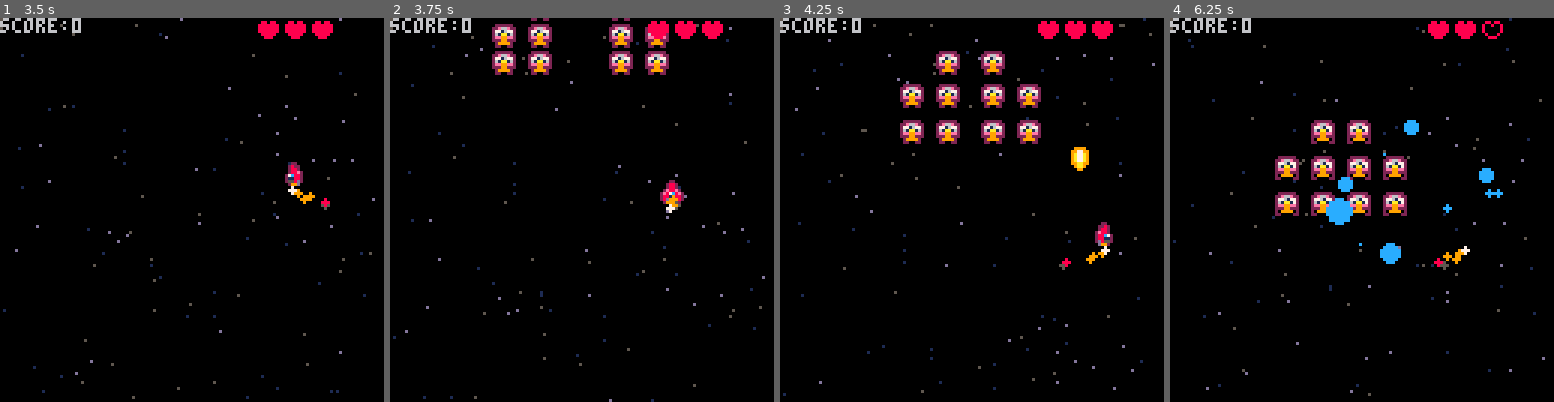
Above: before the commit, frames 1-4 (left to right).
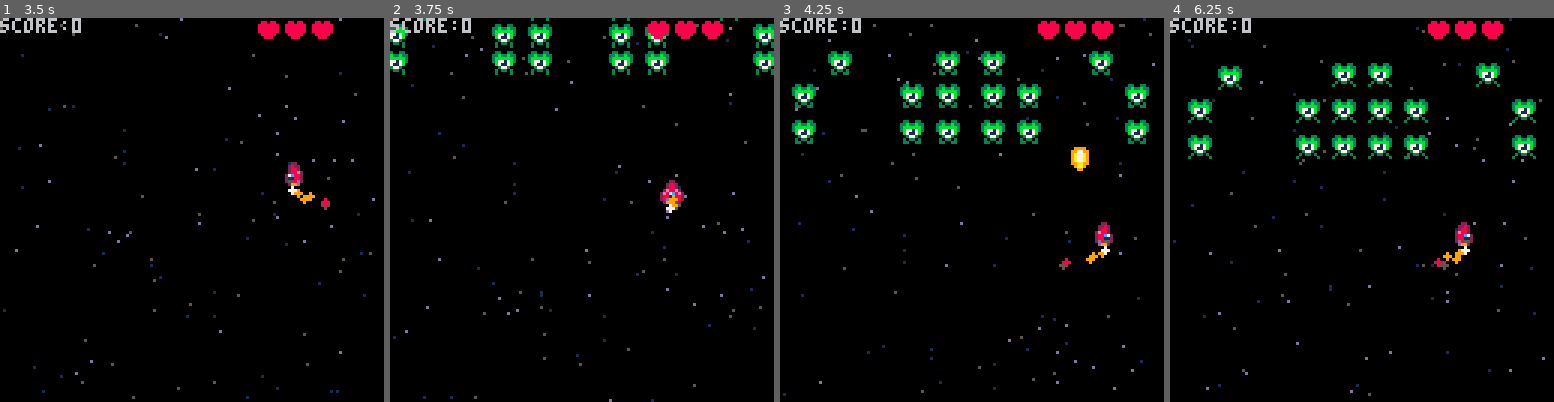
Above: after the commit, the same moments.

Repository: nevisdale/spacerunner
Game: PICO-8 cartridge spacerunner.p8
Two runs of this game, one before a commit and one after it. Both use one fixed random seed, a clock stepped at 60 frames per second and the inputs below.
Inputs:
- Up to frame 1 (3.5 s): tap X (X key) at 0.33, 1.07, 1.85, 2.97 s; tap O (Z key) at 0.7, 1.7, 2.1, 2.5, 2.9, 3.3 s; hold Right 1.6-2.1 s; hold Up 2.15-2.42 s; hold Right 2.47-3.03 s; hold Left from 3.08 s (still down)
- Up to frame 2 (3.75 s): release Left at 3.58 s; hold Down from 3.63 s (still down); tap O (Z key) at 3.7 s
- Up to frame 3 (4.25 s): release Down at 3.97 s; hold Right from 4.02 s (still down); tap X (X key) at 4.08 s; tap O (Z key) at 4.1 s
- Up to frame 4 (6.25 s): tap O (Z key) every 0.4 s from 4.5 to 6.1 s; release Right at 4.68 s; hold Up 4.73-5.03 s; hold Left 5.08-5.68 s; tap X (X key) at 5.2 s; hold Down 5.73-6.03 s; hold Right from 6.08 s (still down)

Frame 1 is identical in both runs. In frame 2, 3.5% of the frame differs, in the area x 0-100%, y 0-15%; in frame 3, 5.1%; in frame 4, 8.9%, in the area x 4-96%, y 1-65%.

Commit message:
add enemy states

Diff:
--- a/enemies/green.lua
+++ b/enemies/green.lua
@@ -1,30 +1,33 @@
 scene_enemy_green = {
-    make = function(pos, target)
-        local green = {
-            base = scene_enemy_base.make(pos, target, 3, anim.make("21,22,23,24", 0.5), 10),
+    new = function(pos, target)
+        local enemy = scene_enemy_base.new(pos, 3, anim.make("21,22,23,24", 0.5))
+        enemy.target = target
+        enemy.wait = 30
 
-            coll_shape = function(self)
-                return collutils.make_shape_rect(self.pos, 7, 7)
-            end,
+        local spd = vec2d.new(0, 0.1)
+        local u = 30
+        enemy.protec_update = function()
+            u -= 1
+            if u == 0 then
+                spd = vec2d.new(0, 0) - spd
+                u = 30
+            end
+            enemy.pos += spd
+        end
 
-            take_damage = function(self, n)
-                scene_enemy_base.take_damage(self.base, n)
-            end,
+        local shake = 25
+        enemy.attac_update = function(enemy)
+            enemy.anim.spd = 1
 
-            is_dead = function(self)
-                return scene_enemy_base.is_died(self.base)
-            end,
+            if shake > 0 then
+                enemy.pos += vec2d.new(sin(time() % 5 * 5), 0)
+                shake -= 1
+                return
+            end
 
-
-            update = function(self)
-                scene_enemy_base.update(self.base)
-            end,
-
-            draw = function(self)
-                scene_enemy_base.draw(self.base)
-            end
-        }
-        return setmetatable(green, green.base)
-        -- return green
+            enemy.pos += vec2d.new(sin(time() % 3 * 3), 1.7)
+            enemy.anim.spd = 1
+        end
+        return enemy
     end
 }
--- a/enemies/red.lua
+++ b/enemies/red.lua
@@ -3,8 +3,8 @@
         local enemy = scene_enemy_base.new(pos, 3, anim.make("140,141,142,143", 0.3))
         enemy.target = target
         enemy.wait = 30
-        enemy.protec_update = function(enemy)
-            enemy.pos += vec2d.new(sin(time() % 5), 0.5)
+        enemy.attac_update = function(enemy)
+            enemy.pos += vec2d.new(sin(time() % 3 * 3), 1.7)
         end
         return enemy
     end
--- a/levels/levels.lua
+++ b/levels/levels.lua
@@ -3,27 +3,71 @@
         return {
             init = function(self, g)
                 for y, row in pairs(map) do
-                    if row != nil then
-                        for i, enemyType in pairs(row) do
-                            if enemyType != nil then
-                                local shift = 30
-                                local posx = i * 12 - 6
-                                if posx < 64 then
-                                    shift = -shift
-                                end
-                                posx += shift
-                                local enemy = scene_enemy_red.make(
-                                    vec2d.new(posx, -64),
-                                    vec2d.new(i * 12 - 6, 2 + y * 12)
-                                )
-                                add(g.enemies, enemy)
-                            end
+                    if row == nil then
+                        goto continue1
+                    end
+
+                    for i, enemy_type in pairs(row) do
+                        if enemy_type == nil or enemy_type == 0 then
+                            goto continue2
                         end
+
+                        local shift = 30
+                        local posx = i * 12 - 6
+                        if posx < 64 then
+                            shift = -shift
+                        end
+                        posx += shift
+                        local enemy = scene_enemy_green.new(
+                            vec2d.new(posx, -64),
+                            vec2d.new(i * 12 - 6, 2 + y * 12)
+                        )
+                        add(g.enemies, enemy)
+
+                        ::continue2::
                     end
+
+                    ::continue1::
                 end
             end,
 
             update = function(self, g)
+                if time() % 3 != 0 then
+                    return
+                end
+
+                local to_attac = {}
+                foreach(
+                    g.enemies, function(enemy)
+                        if enemy.mission != "protec" then
+                            return
+                        end
+                        local need_to_add = false
+                        foreach(
+                            to_attac, function(valid_enemy)
+                                if need_to_add then
+                                    return
+                                end
+                                if valid_enemy.pos.x == enemy.pos.x then
+                                    if valid_enemy.pos.y < enemy.pos.y then
+                                        need_to_add = true
+                                        del(to_attac, valid_enemy)
+                                    end
+                                end
+                            end
+                        )
+                        if need_to_add or #to_attac == 0 then
+                            add(to_attac, enemy)
+                        end
+                    end
+                )
+
+                local enemy_to_attac = rnd(to_attac)
+                if enemy_to_attac == nil then
+                    return
+                end
+
+                enemy_to_attac.mission = "attac"
             end,
 
             is_done = function(self, g)
@@ -36,9 +80,9 @@
 level1 = {
     new = function()
         local map = {
-            { nil, nil, nil, nil, 1, 1, nil, nil, nil, nil },
-            { nil, nil, nil, 1, 1, 1, 1, nil, nil, nil },
-            { nil, nil, nil, 1, 1, 1, 1, nil, nil, nil }
+            { 0, 1, 0, 0, 1, 1, 0, 0, 1, 0 },
+            { 1, 0, 0, 1, 1, 1, 1, 0, 0, 1 },
+            { 1, 0, 0, 1, 1, 1, 1, 0, 0, 1 }
         }
         return level_template.new_from_map(map)
     end
@@ -47,9 +91,9 @@
 level2 = {
     new = function()
         local map = {
-            { 1, nil, nil, nil, 1, 1, nil, nil, nil, 1 },
-            { 1, nil, nil, 1, 1, 1, 1, nil, nil, 1 },
-            { 1, nil, nil, 1, 1, 1, 1, nil, nil, 1 }
+            { 1, 0, 0, 0, 1, 1, 0, 0, 0, 1 },
+            { 1, 0, 0, 1, 1, 1, 1, 0, 0, 1 },
+            { 1, 0, 0, 1, 1, 1, 1, 0, 0, 1 }
         }
         return level_template.new_from_map(map)
     end
@@ -58,11 +102,10 @@
 level3 = {
     new = function()
         local map = {
-            { 1, 1, 1, 1, 1, 1, 1, 1, nil, 1 },
-            nil, nil,
-            { 1, nil, 1, 1, 1, 1, 1, 1, 1, 1 },
-            nil, nil,
-            { 1, 1, 1, 1, 1, 1, 1, 1, nil, 1 }
+            { 1, 1, 1, 1, 1, 1, 1, 1, 1, 1 },
+            { 1, 1, 1, 1, 1, 1, 1, 1, 1, 1 },
+            { 1, 1, 1, 1, 1, 1, 1, 1, 1, 1 },
+            { 1, 1, 1, 1, 1, 1, 1, 1, 1, 1 }
         }
         return level_template.new_from_map(map)
     end
--- a/player/player.lua
+++ b/player/player.lua
@@ -12,7 +12,6 @@
             muzzle_size = 0,
 
             spr = 2,
-            flame_anim = anim.make("5,6,7,8,9"),
 
             -- flame
             flame_parts = {},
@@ -78,7 +77,6 @@
 
                 if self.invuln_delay <= 0 or sin(time() / 0.5) < 0.2 then
                     spr(self.spr, self.pos.x, self.pos.y)
-                    -- spr(anim.next(self.flame_anim), self.pos.x, self.pos.y + 8)
                 end
                 self.spr = 2
 
